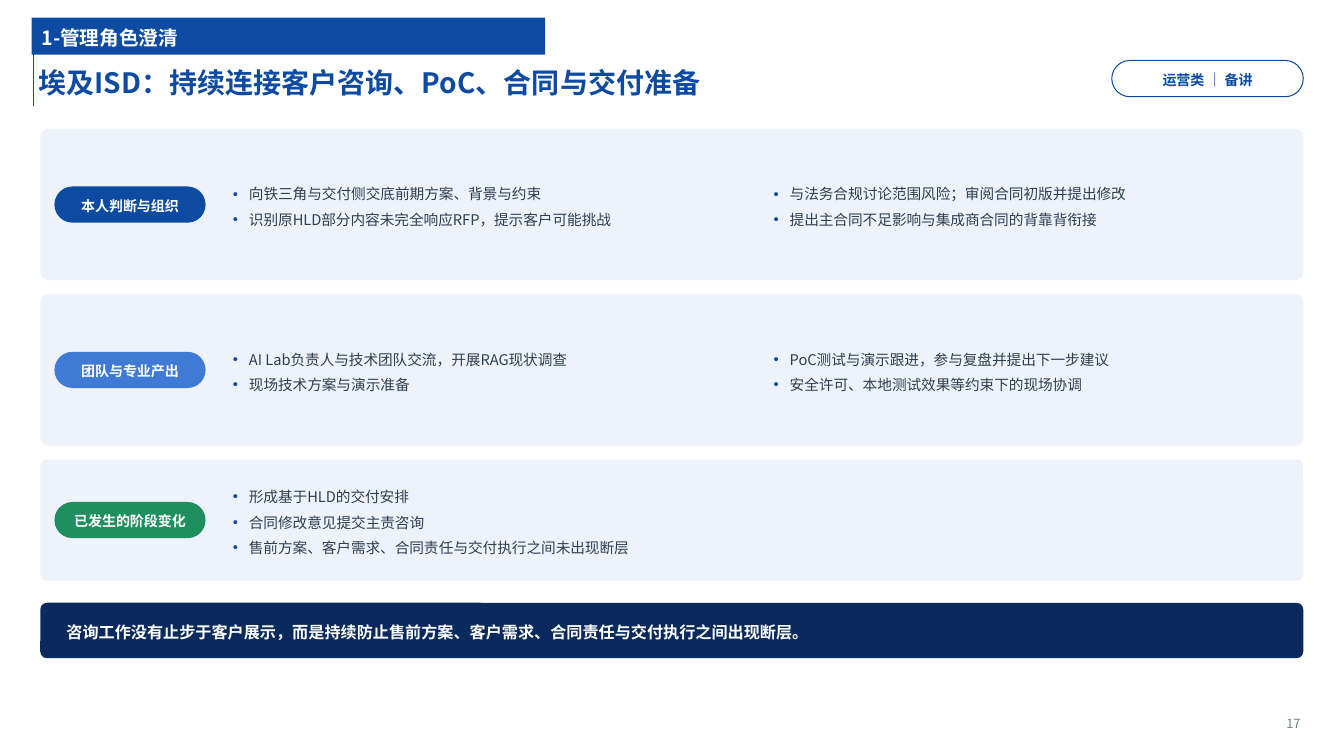
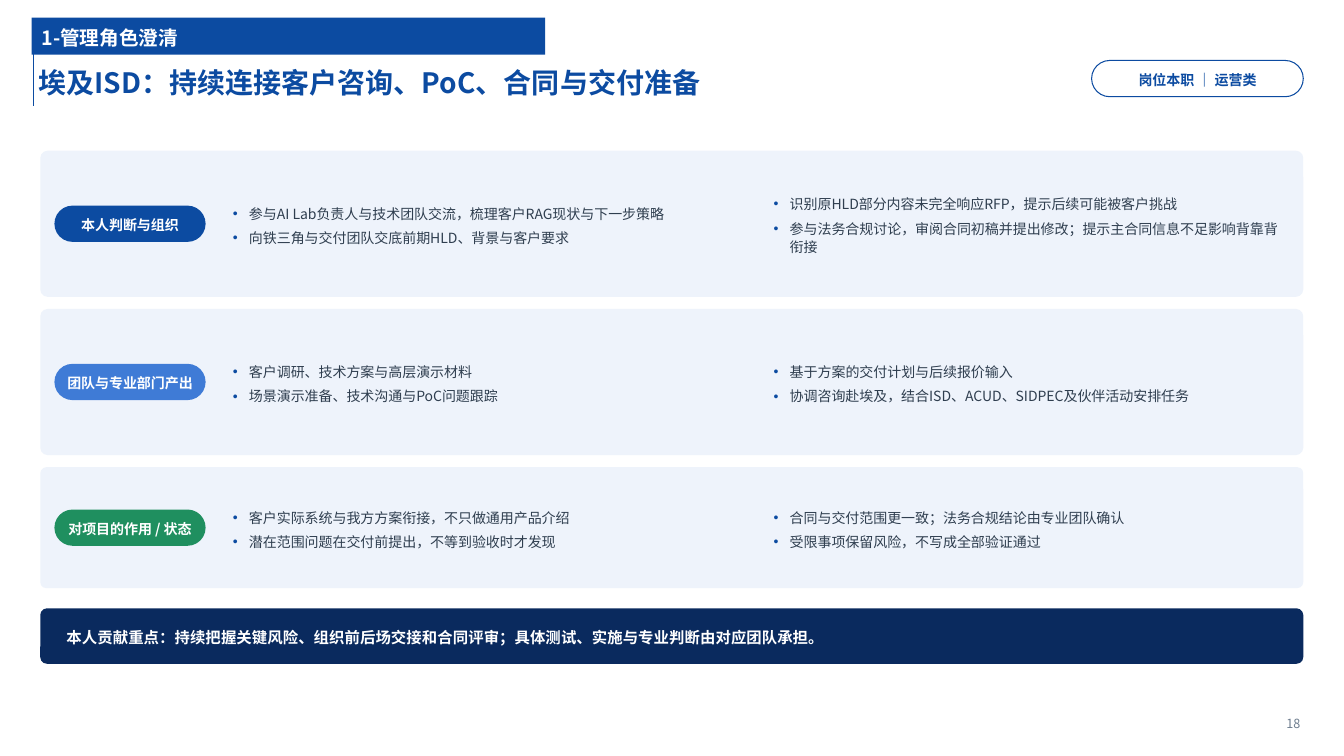
Before and after one commit to chyhcs/wyyh, a slide deck: slide 18 of 干部试用期转正述职-陈昊.pptx (slide 17 before the commit). Drawn at 1344x756 pixels with LibreOffice and Linux fonts; fonts in the diff are those of the drawing. Boxes give left, top, right and bottom in pixels: in the first picture for what was removed or moved away, otherwise in the second. Text is boxed around its words. In the diff, an @@ line names an element or a change of style, - is before the commit and + after.

```diff
--- a/干部试用期转正述职-陈昊.pptx
+++ b/干部试用期转正述职-陈昊.pptx
@@ rounded rectangle "岗位本职 ｜ 运营类": place and size @@
-rounded rectangle "岗位本职 ｜ 运营类" at (1112, 60, 1304, 97)
+rounded rectangle "岗位本职 ｜ 运营类" at (1092, 60, 1304, 97)
@@ text in rounded rectangle at (1139, 71, 1257, 89): text changed @@
-运营类 ｜ 备讲
+岗位本职 ｜ 运营类
@@ rounded rectangle: place and size @@
-rounded rectangle at (40, 129, 1304, 280)
+rounded rectangle at (40, 150, 1304, 296)
@@ rounded rectangle "本人判断与组织": place and size @@
-rounded rectangle "本人判断与组织" at (54, 187, 206, 223)
+rounded rectangle "本人判断与组织" at (54, 206, 206, 242)
@@ text at (249, 207, 665, 244): text changed; size 10.5 to 10 pt @@
-• 向铁三角与交付侧交底前期方案、背景与约束
-• 识别原HLD部分内容未完全响应RFP，提示客户可能挑战
+• 参与AI Lab负责人与技术团队交流，梳理客户RAG现状与下一步策略
+• 向铁三角与交付团队交底前期HLD、背景与客户要求
@@ text at (790, 197, 1278, 253): text changed; size 10.5 to 10 pt @@
-• 与法务合规讨论范围风险；审阅合同初版并提出修改
-• 提出主合同不足影响与集成商合同的背靠背衔接
+• 识别原HLD部分内容未完全响应RFP，提示后续可能被客户挑战
+• 参与法务合规讨论，审阅合同初稿并提出修改；提示主合同信息不足影响背靠背衔接
@@ rounded rectangle: place and size @@
-rounded rectangle at (40, 294, 1304, 446)
+rounded rectangle at (40, 309, 1304, 455)
@@ rounded rectangle "团队与专业部门产出": place and size @@
-rounded rectangle "团队与专业部门产出" at (54, 352, 206, 388)
+rounded rectangle "团队与专业部门产出" at (54, 364, 206, 400)
@@ text in rounded rectangle at (67, 376, 193, 390): text changed @@
-团队与专业产出
+团队与专业部门产出
@@ text at (249, 365, 498, 402): text changed; size 10.5 to 10 pt @@
-• AI Lab负责人与技术团队交流，开展RAG现状调查
-• 现场技术方案与演示准备
+• 客户调研、技术方案与高层演示材料
+• 场景演示准备、技术沟通与PoC问题跟踪
@@ text at (790, 365, 1189, 403): text changed; size 10.5 to 10 pt @@
-• PoC测试与演示跟进，参与复盘并提出下一步建议
-• 安全许可、本地测试效果等约束下的现场协调
+• 基于方案的交付计划与后续报价输入
+• 协调咨询赴埃及，结合ISD、ACUD、SIDPEC及伙伴活动安排任务
@@ 3 rounded rectangles: place and size @@
-3 rounded rectangles at (40, 460, 1304, 658)
+3 rounded rectangles at (40, 467, 1304, 663)
@@ text in rounded rectangle at (68, 522, 192, 536): text changed @@
-已发生的阶段变化
+对项目的作用 / 状态
@@ text at (249, 511, 570, 549): text changed; size 10.5 to 10 pt @@
-• 形成基于HLD的交付安排
-• 合同修改意见提交主责咨询
-• 售前方案、客户需求、合同责任与交付执行之间未出现断层
+• 客户实际系统与我方方案衔接，不只做通用产品介绍
+• 潜在范围问题在交付前提出，不等到验收时才发现
@@ text added at (790, 511, 1125, 549), 10 pt, text #2F3E4F @@
+• 合同与交付范围更一致；法务合规结论由专业团队确认
+• 受限事项保留风险，不写成全部验证通过
@@ text removed at (66, 624, 808, 640) @@
-咨询工作没有止步于客户展示，而是持续防止售前方案、客户需求、合同责任与交付执行之间出现断层。
@@ text added at (66, 630, 823, 646), 11 pt, text #FFFFFF, bold @@
+本人贡献重点：持续把握关键风险、组织前后场交接和合同评审；具体测试、实施与专业判断由对应团队承担。
@@ text at (1286, 718, 1300, 728): text changed @@
-17
+18
```
Also in this commit, not shown: 25 other slides changed, 7 slides added, 6 slides removed, 2 other files.
